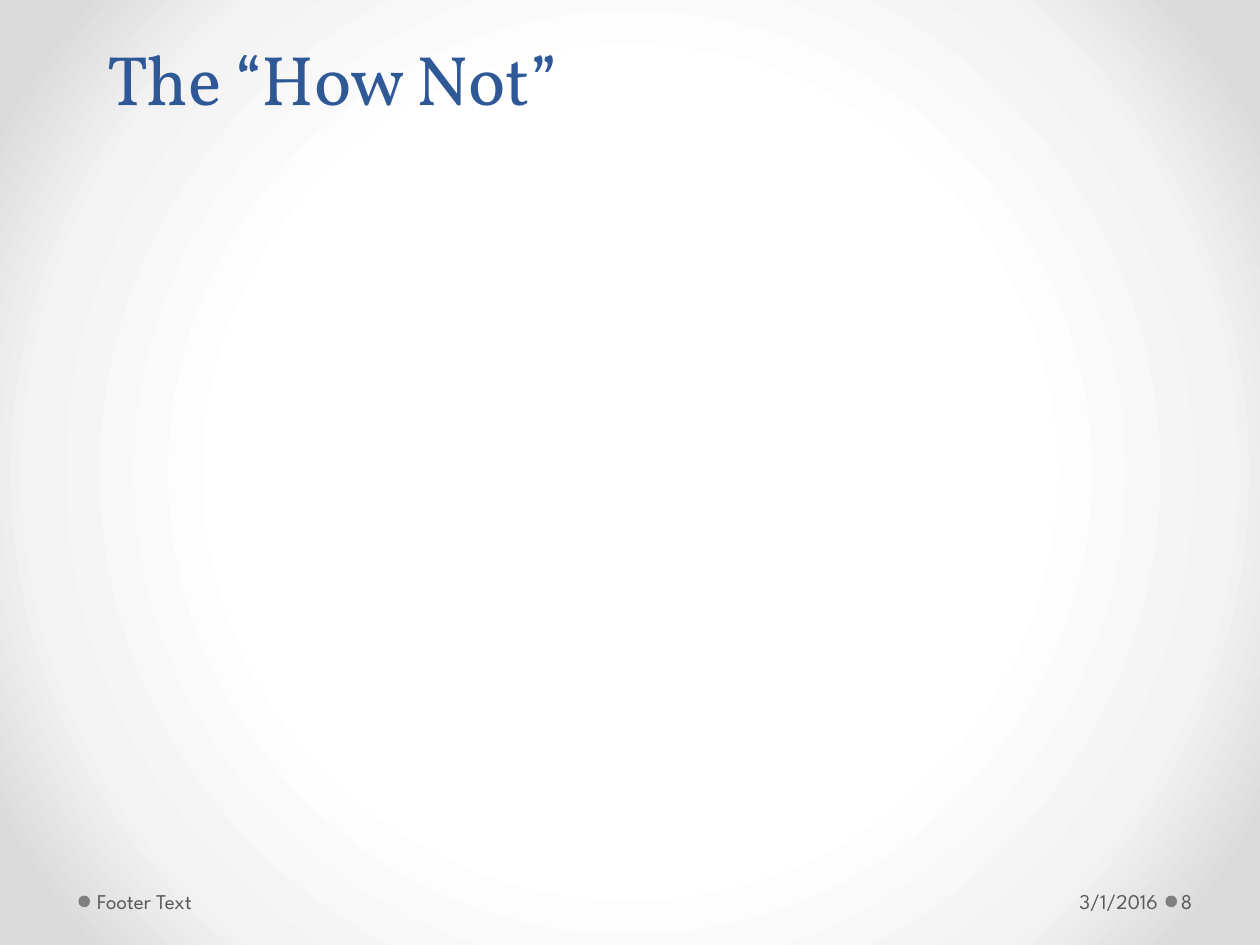
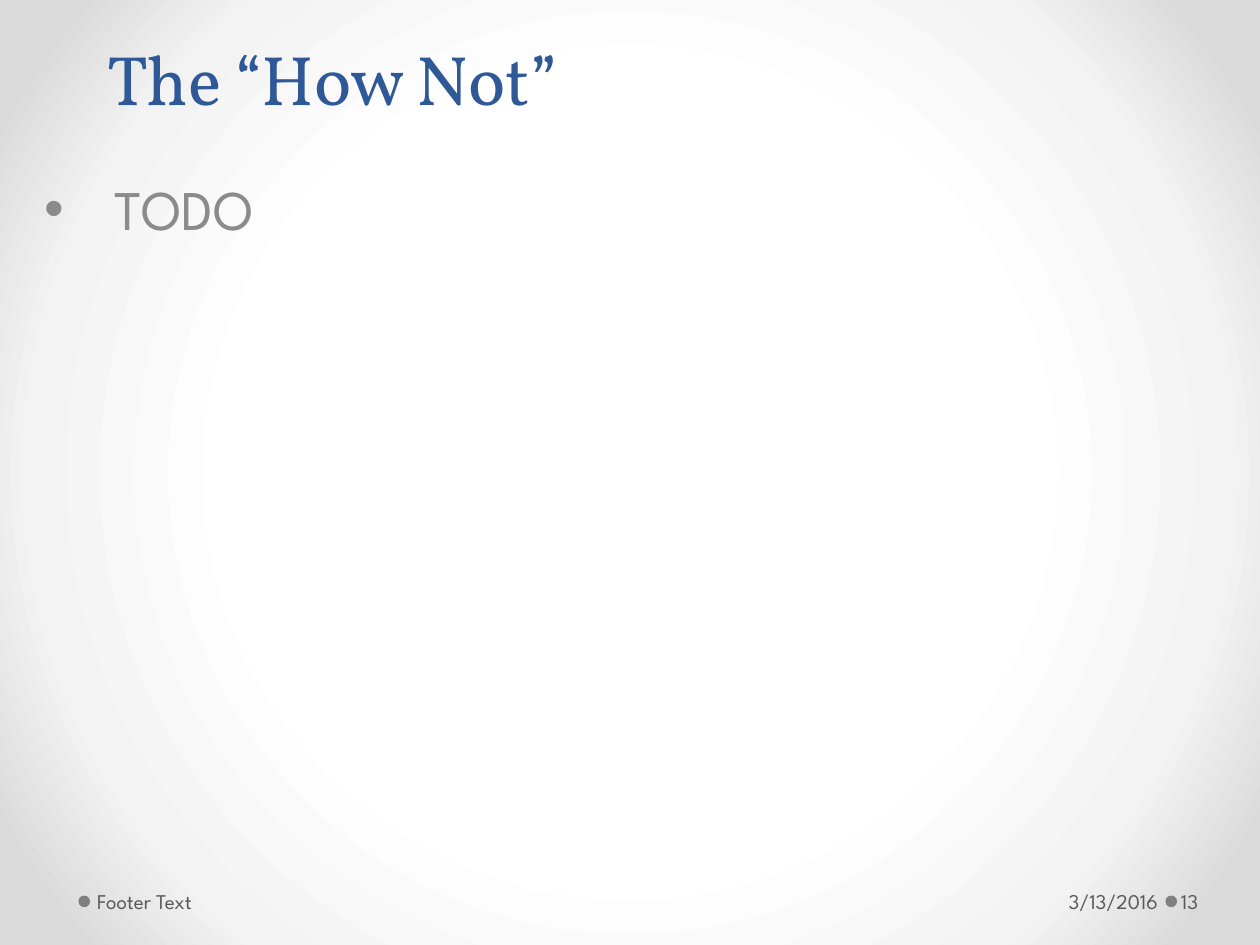
Before and after one commit to h-t-tran/brown, a slide deck: slide 13 of codereview/tech-presentation-effective-codereview.pptx (slide 8 before the commit). Drawn at 1260x945 pixels with LibreOffice and Linux fonts; fonts in the diff are those of the drawing. Boxes give left, top, right and bottom in pixels: in the first picture for what was removed or moved away, otherwise in the second. Text is boxed around its words. In the diff, an @@ line names an element or a change of style, - is before the commit and + after.

```diff
--- a/codereview/tech-presentation-effective-codereview.pptx
+++ b/codereview/tech-presentation-effective-codereview.pptx
@@ subtitle added at <box>115,192,254,231</box>, 32 pt, text #8C8C8C @@
+• TODO
@@ text at <box>1069,894,1158,911</box>: text changed @@
-3/1/2016
+3/13/2016
@@ page number at <box>1181,895,1198,909</box>: text changed @@
-8
+13
```
Also in this commit, not shown: 12 other slides changed, 5 slides added, 2 other files.
